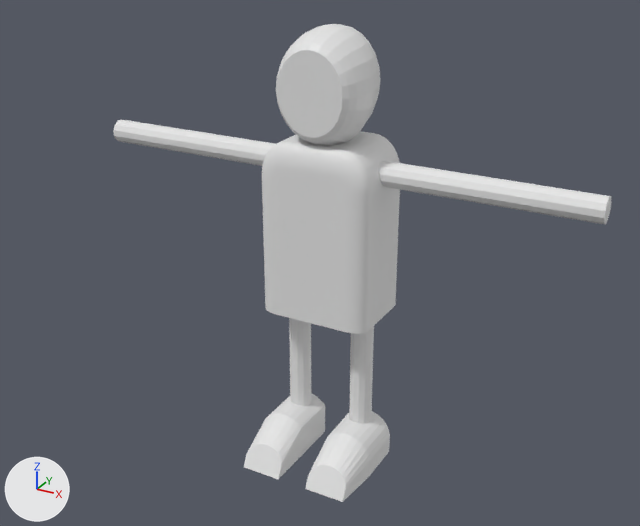
An edit to the Blender file Assets/Models/Rigged_Character.blend, drawn before and after from the same camera.
The view is the same before and after, from a 50 mm camera at (1.434, -2.56, 2.141) aimed at (-0.051, 0.141, 0.791). Arrows for +X, +Y and +Z are at lower left; the lights stay in place. Mesh edges are drawn as thin lines on the coarser meshes.

Before the edit, the objects in view are built like this:
```python
me_personthing_prototype_001 = bpy.data.meshes.new('Personthing Prototype.001')
me_personthing_prototype_001.from_pydata(...)  # 2377 vertices, 1696 faces, 4 loose edges; spans x -0.97..0.97, y -0.18..0.31, z 0.0..1.68
ob_personthing_prototype = bpy.data.objects.new('Personthing Prototype', me_personthing_prototype_001)
ob_personthing_prototype.location = (0.0, 0.0, 0.0)
```
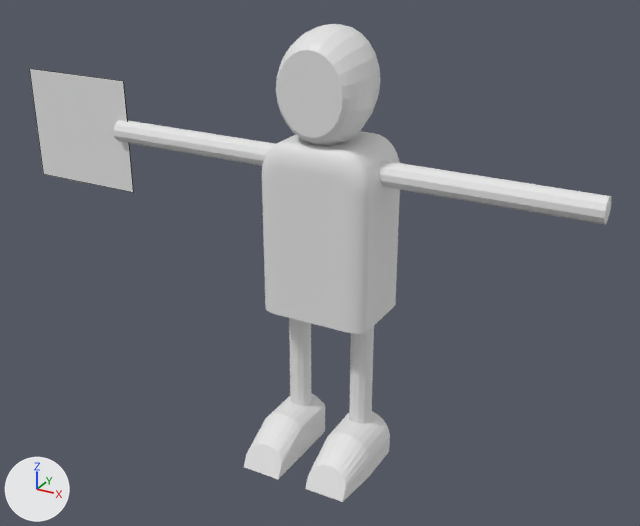
Pixel boxes (x1, y1, x2, y2) of what changed, in the pictures (640 x 526 px):
'20170120_225856', added: after (29, 69, 133, 192)

The change, as a list of edits to the scene's bpy script:
```text
Add mat_20170120_225856:
    mat_20170120_225856 = diffuse_material('20170120_225856')
    mat_20170120_225856.base_color = (0.8, 0.8, 0.8)  # white #e7e7e7
Add me_20170120_225856:
    me_20170120_225856.from_pydata([(-0.457, -0.5, 0.0), (0.457, -0.5, 0.0), (-0.457, 0.5, 0.0), (0.457, 0.5, 0.0)], [], [(0, 1, 3, 2)])
    me_20170120_225856.materials.append(mat_20170120_225856)  # its picture is missing
Add ob_20170120_225856:
    ob_20170120_225856 = bpy.data.objects.new('20170120_225856', me_20170120_225856)
    ob_20170120_225856.location = (-1.179, 0.127, 1.162)
    ob_20170120_225856.rotation_euler = (-1.571, 1.571, 0.0)  # degrees (-90, 90, 0)
    ob_20170120_225856.scale = (0.506, 0.506, 0.506)
```
